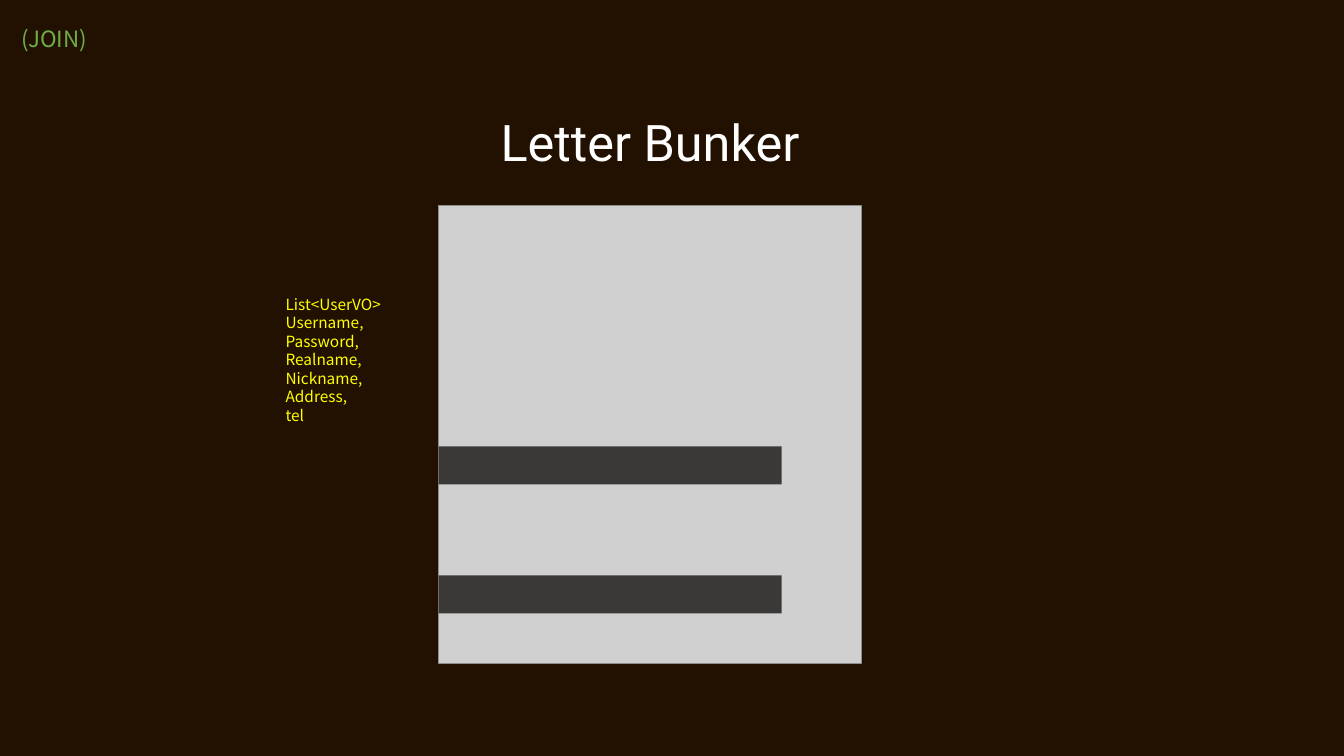
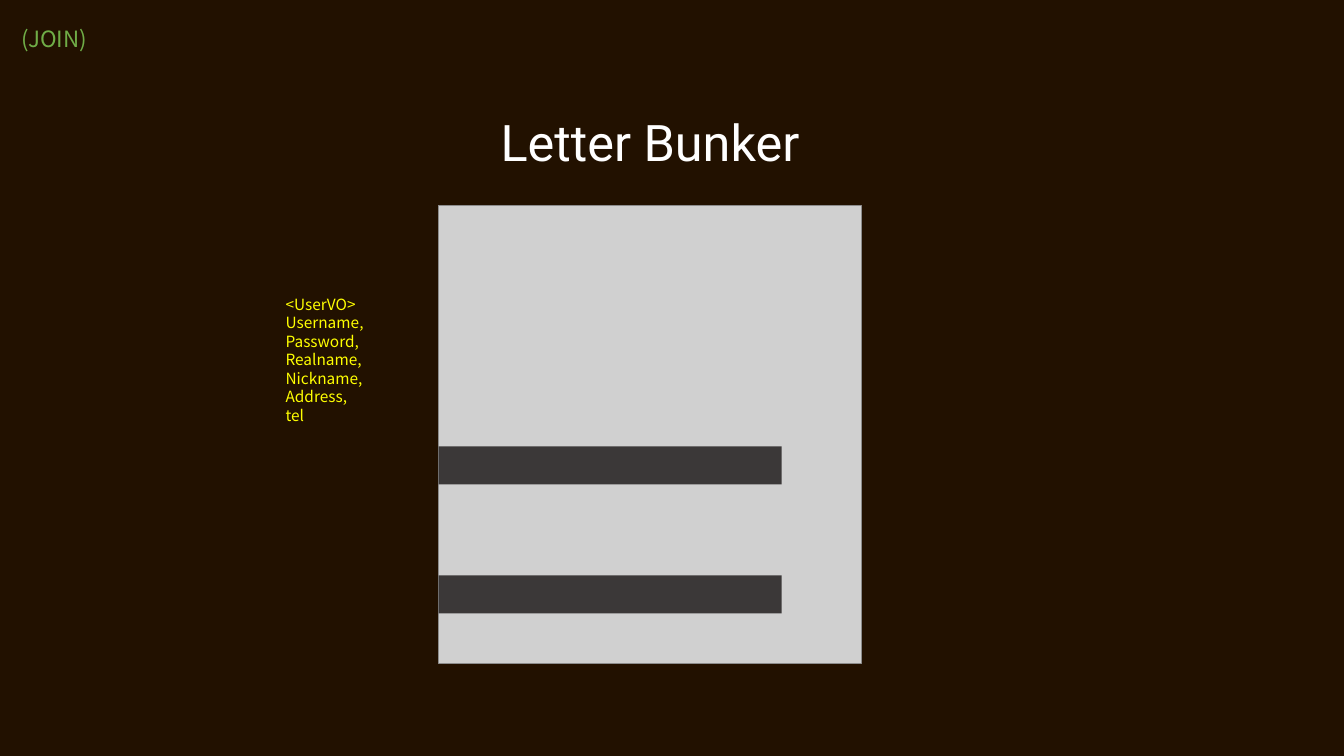
Before and after one commit to itkezi/Biz_Spring_2022_505, a slide deck: slide 2 of SpMVC_LETTERBUNKER/src/main/webapp/resources/letter bunker.pptx. Drawn at 1344x756 pixels with LibreOffice and Linux fonts; fonts in the diff are those of the drawing; grey boxes stand for pictures. Boxes give left, top, right and bottom in pixels: in the first picture for what was removed or moved away, otherwise in the second. Text is boxed around its words. In the diff, an @@ line names an element or a change of style, - is before the commit and + after.

```diff
--- a/SpMVC_LETTERBUNKER/src/main/webapp/resources/letter bunker.pptx
+++ b/SpMVC_LETTERBUNKER/src/main/webapp/resources/letter bunker.pptx
@@ text at (x1=286, y1=298, x2=356, y2=310): text changed @@
-List<UserVO>
+<UserVO>
```
Also in this commit, not shown: 2 other slides changed, 1 slide added, 1 slide removed, 13 other files.
